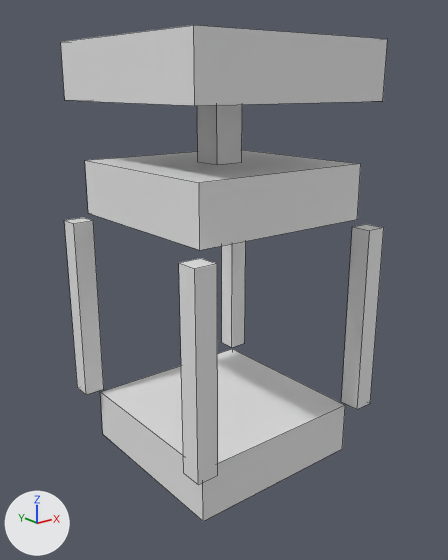
The OBJ model assets/models/lights/hanging_lantern_body.obj, before and after one commit.
Before and after are seen from a camera (50 mm lens) standing at (-0.496, -0.629, -0.052) and looking at (-0.001, -0.009, -0.3). Lighting does not change. The marker at lower left points along +X, +Y and +Z. The older version comes first. Mesh edges are drawn as thin lines. Where no turn or scale is listed for an object, it has been applied to the vertices.

Objects in the first picture: 'BarNE', 'BarNW', 'BarSE', 'BarSW', 'BottomCap', 'Canopy', 'Chain', 'TopCap'.
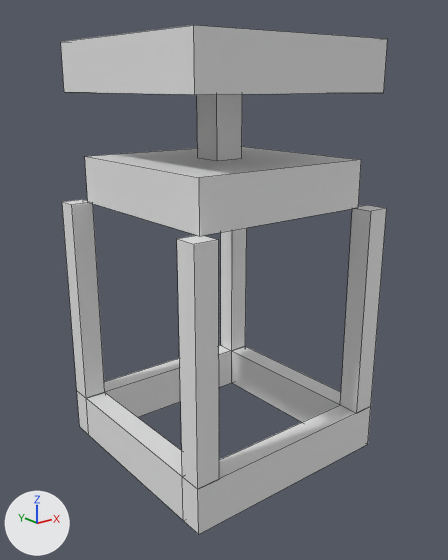
What differs and where, as boxes [x1, y1, x2, y2] in the pictures (448 x 560 px):
'Canopy', rescaled (13% shorter): before [61, 25, 387, 106]; after [61, 25, 387, 95]
'BottomCap', deleted: before [100, 349, 345, 521]
'TopCap', moved, rescaled (11% shorter): before [85, 150, 361, 250]; after [85, 147, 361, 236]
'BottomNorth', added: after [182, 405, 371, 534]
'BarNW', moved, rescaled (7% wider, 12% taller): before [179, 258, 218, 485]; after [177, 235, 219, 489]
'BarNE', moved, rescaled (9% wider, 12% taller): before [341, 224, 384, 409]; after [340, 205, 387, 413]
'BarSW', moved, rescaled (10% wider, 12% taller): before [65, 218, 104, 395]; after [62, 199, 105, 398]
'BottomWest', added: after [86, 392, 183, 520]
'BottomEast', added: after [232, 346, 341, 422]
'BottomSouth', added: after [77, 345, 232, 435]

Diff of the bpy script that builds the scene:
```diff
--- a/assets/models/lights/hanging_lantern_body.obj.py
+++ b/assets/models/lights/hanging_lantern_body.obj.py
@@ me_barne @@
 # used by ob_barne; location = (0.0, 0.0, 0.0)
-me_barne.from_pydata(...)  # 8 vertices, 6 faces; spans x 0.121..0.149, y -0.149..-0.121, z -0.475..-0.225
+me_barne.from_pydata(...)  # 8 vertices, 6 faces; spans x 0.12..0.15, y -0.15..-0.12, z -0.48..-0.2
+# me_barne part 1: the whole mesh is scaled about its middle by (1.07, 1.07, 1.12), then moved by (0.0, 0.0, 0.01)
@@ me_barnw @@
 # used by ob_barnw; location = (0.0, 0.0, 0.0)
-me_barnw.from_pydata(...)  # 8 vertices, 6 faces; spans x -0.149..-0.121, y -0.149..-0.121, z -0.475..-0.225
+me_barnw.from_pydata(...)  # 8 vertices, 6 faces; spans x -0.15..-0.12, y -0.15..-0.12, z -0.48..-0.2
+# me_barnw part 2: the whole mesh is scaled about its middle by (1.07, 1.07, 1.12), then moved by (0.0, 0.0, 0.01)
@@ me_barsw @@
 # used by ob_barsw; location = (0.0, 0.0, 0.0)
-me_barsw.from_pydata(...)  # 8 vertices, 6 faces; spans x -0.149..-0.121, y 0.121..0.149, z -0.475..-0.225
+me_barsw.from_pydata(...)  # 8 vertices, 6 faces; spans x -0.15..-0.12, y 0.12..0.15, z -0.48..-0.2
+# me_barsw part 3: the whole mesh is scaled about its middle by (1.07, 1.07, 1.12), then moved by (0.0, 0.0, 0.01)
@@ me_canopy @@
 # used by ob_canopy; location = (0.0, 0.0, 0.0)
-me_canopy.from_pydata(...)  # 8 vertices, 6 faces; spans x -0.14..0.14, y -0.14..0.14, z -0.07..0.0
+me_canopy.from_pydata(...)  # 8 vertices, 6 faces; spans x -0.14..0.14, y -0.14..0.14, z -0.06..0.0
+# me_canopy part 4: the whole mesh is scaled about the mesh origin by (1, 1, 0.857)
@@ me_topcap @@
 # used by ob_topcap; location = (0.0, 0.0, 0.0)
-me_topcap.from_pydata(...)  # 8 vertices, 6 faces; spans x -0.125..0.125, y -0.125..0.125, z -0.215..-0.145
+me_topcap.from_pydata(...)  # 8 vertices, 6 faces; spans x -0.125..0.125, y -0.125..0.125, z -0.2..-0.14
+# me_topcap part 5: the whole mesh is scaled about its middle by (1, 1, 0.857), then moved by (0.0, 0.0, 0.01)
@@ me_bottomwest @@
+me_bottomwest.from_pydata(...)  # a box spanning x -0.15..-0.12, y -0.12..0.12, z -0.54..-0.48
@@ me_bottomsouth @@
+me_bottomsouth.from_pydata(...)  # a box spanning x -0.15..0.15, y 0.12..0.15, z -0.54..-0.48
@@ me_bottomnorth @@
+me_bottomnorth.from_pydata(...)  # a box spanning x -0.15..0.15, y -0.15..-0.12, z -0.54..-0.48
@@ me_bottomeast @@
+me_bottomeast.from_pydata(...)  # a box spanning x 0.12..0.15, y -0.12..0.12, z -0.54..-0.48
@@ ob_bottomcap @@
-ob_bottomcap = bpy.data.objects.new('BottomCap', me_bottomcap)
-ob_bottomcap.location = (0.0, 0.0, 0.0)
@@ ob_bottomwest @@
+ob_bottomwest = bpy.data.objects.new('BottomWest', me_bottomwest)
+ob_bottomwest.location = (0.0, 0.0, 0.0)
@@ ob_bottomsouth @@
+ob_bottomsouth = bpy.data.objects.new('BottomSouth', me_bottomsouth)
+ob_bottomsouth.location = (0.0, 0.0, 0.0)
@@ ob_bottomnorth @@
+ob_bottomnorth = bpy.data.objects.new('BottomNorth', me_bottomnorth)
+ob_bottomnorth.location = (0.0, 0.0, 0.0)
@@ ob_bottomeast @@
+ob_bottomeast = bpy.data.objects.new('BottomEast', me_bottomeast)
+ob_bottomeast.location = (0.0, 0.0, 0.0)
```
